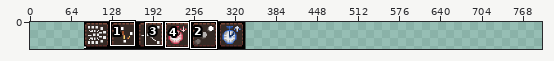
Two versions of one sprite sheet, temp.png. Above: a wide view before the commit, with the close-up outlined.
Close-up. Before:
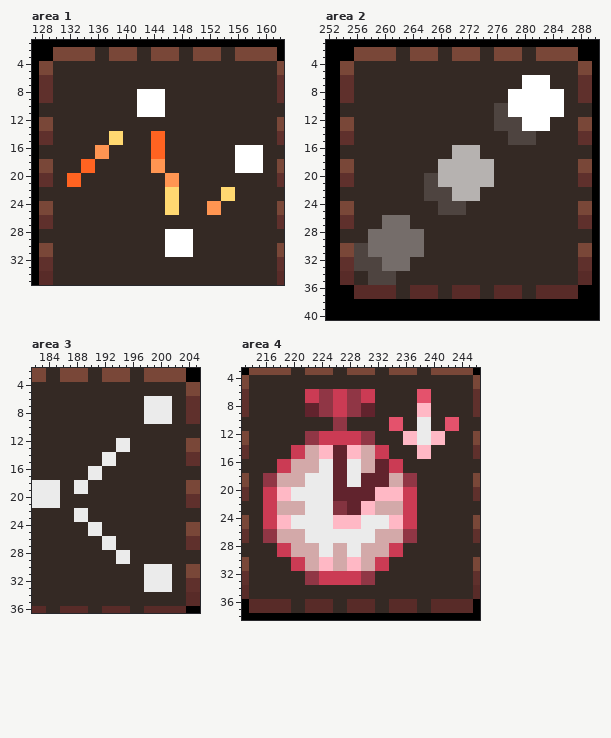
The file is 252x42 pixels. Colours within 5 levels of each other are drawn and written as one. Shown: area 1: x 127..162, y 1..35; area 2: x 252..290, y 1..40; area 3: x 182..205, y 2..36; area 4: x 213..246, y 3..38. The old version is drawn lined up with the new one, on the new canvas. The commit also changed other parts of the picture, which this record leaves out.
The result:
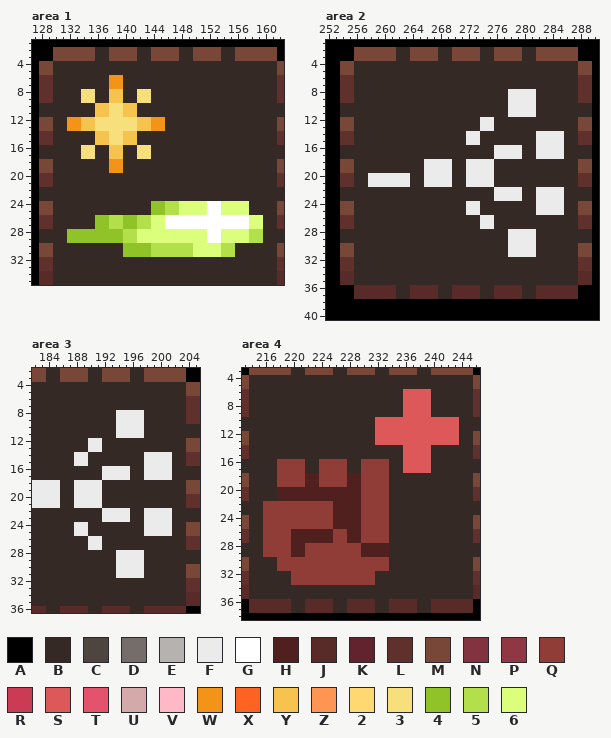
Palette (. is transparent): A #000000  B #342924  C #4e4440  D #756d6a  E #b6b2b0  F #ebebeb  G #ffffff  H #50201e  J #582b28  K #61232d  L #5f302c  M #794738  N #833340  P #903645  Q #903c37  R #cb3b54  S #dd5959  T #e4526c  U #d3a9a9  V #ffb8c5  W #f39317  X #ff6321  Y #f7c34f  Z #ff9552  2 #ffd871  3 #f7df7b  4 #8fc327  5 #b3df4b  6 #dbff7b
Diff:
canvas 252x42 -> 798x42, the old top-left corner now at 84,0
Changed rows in their new state; - is an unchanged pixel.
Area 1:
first column x 132:
 6 ------WW--------------------
 7 ------WW--------------------
 8 --33--YY--33BB--------------
 9 --33--YY--33BB--------------
10 ----YY33YYBBBB--------------
11 ----YY33YYBBBB--------------
12 WWYY333333YYWW--------------
13 WWYY333333YYWW--------------
14 ----YY33YY--BB--------------
15 ----YY33YY--BB--------------
16 --33BBYY--33BB----------BBBB
17 --33BBYY--33BB----------BBBB
18 --BB--WW----BB----------BBBB
19 --BB--WW----BB----------BBBB
20 BB------------BB------------
21 BB------------BB------------
22 --------------BB------BB----
23 --------------BB------BB----
24 ------------44556666GG6666--
25 ------------44556666GG6666--
26 ----4455445566GGGGGGGGGGGG66
27 ----4455445566GGGGGGGGGGGG66
28 44444444556666666666GG666655
29 44444444556666666666GG666655
30 --------4444555555666655----
31 --------4444555555666655----
Area 2:
first column x 256:
 6 ------------------------BBBB--
 7 ------------------------BBBB--
 8 ----------------------FFFFBBBB
 9 ----------------------FFFFBBBB
10 --------------------BBFFFFBBBB
11 --------------------BBFFFFBBBB
12 ------------------FFBBBBBBBB--
13 ------------------FFBBBBBBBB--
14 ----------------FF----BBBBFFFF
15 ----------------FF----BBBBFFFF
16 --------------BBBB--FFFF--FFFF
17 --------------BBBB--FFFF--FFFF
18 ----------FFFFBBFFFF----------
19 ----------FFFFBBFFFF----------
20 --FFFFFF--FFFFBBFFFF----------
21 --FFFFFF--FFFFBBFFFF----------
22 ----------BBBBBBBB--FFFF--FFFF
23 ----------BBBBBBBB--FFFF--FFFF
24 ------------BBBBFF--------FFFF
25 ------------BBBBFF--------FFFF
26 ----BBBB----------FF----------
27 ----BBBB----------FF----------
28 --BBBBBBBB------------FFFF----
29 --BBBBBBBB------------FFFF----
30 BBBBBBBBBB------------FFFF----
31 BBBBBBBBBB------------FFFF----
32 BBBBBBBB----------------------
33 BBBBBBBB----------------------
34 --BBBB------------------------
35 --BBBB------------------------
Area 3:
first column x 188:
 6 ----------BBBB
 7 ----------BBBB
 8 ------FFFFBBBB
 9 ------FFFFBBBB
10 ------FFFF----
11 ------FFFF----
12 --FF--BB------
13 --FF--BB------
14 FF--BB----FFFF
15 FF--BB----FFFF
16 --BBFFFF--FFFF
17 --BBFFFF--FFFF
18 --FF----------
19 --FF----------
20 FFFF----------
21 FFFF----------
22 BB--FFFF--FFFF
23 BB--FFFF--FFFF
24 FFBB------FFFF
25 FFBB------FFFF
26 --FFBB--------
27 --FFBB--------
28 --------FF----
29 --------FF----
30 ------FFFFBBBB
31 ------FFFFBBBB
32 ----------BBBB
33 ----------BBBB
Area 4:
first column x 216:
 6 ------BBBBBBBBBB----SSSS----
 7 ------BBBBBBBBBB----SSSS----
 8 ------BBBBBBBBBB----SSSS----
 9 ------BBBBBBBBBB----SSSS----
10 ----------BB----SSSSSSSSSSSS
11 ----------BB----SSSSSSSSSSSS
12 ------BBBBBBBBBBSSSSSSSSSSSS
13 ------BBBBBBBBBBSSSSSSSSSSSS
14 ----BBBBBBBBBBBBBB--SSSS----
15 ----BBBBBBBBBBBBBB--SSSS----
16 --QQQQBBQQQQBBQQQQBBSSSS----
17 --QQQQBBQQQQBBQQQQBBSSSS----
18 BBQQQQHHQQQQHHQQQQBBBB------
19 BBQQQQHHQQQQHHQQQQBBBB------
20 BBHHHHHHHHHHHHQQQQBBBB------
21 BBHHHHHHHHHHHHQQQQBBBB------
22 QQQQQQQQQQHHHHQQQQBBBB------
23 QQQQQQQQQQHHHHQQQQBBBB------
24 QQQQQQQQQQHHHHQQQQBBBB------
25 QQQQQQQQQQHHHHQQQQBBBB------
26 QQQQHHHHHHQQHHQQQQBBBB------
27 QQQQHHHHHHQQHHQQQQBBBB------
28 QQQQHHQQQQQQQQHHHHBB--------
29 QQQQHHQQQQQQQQHHHHBB--------
30 --QQQQQQQQQQQQQQQQ----------
31 --QQQQQQQQQQQQQQQQ----------
32 ----QQQQQQQQQQQQ------------
33 ----QQQQQQQQQQQQ------------
